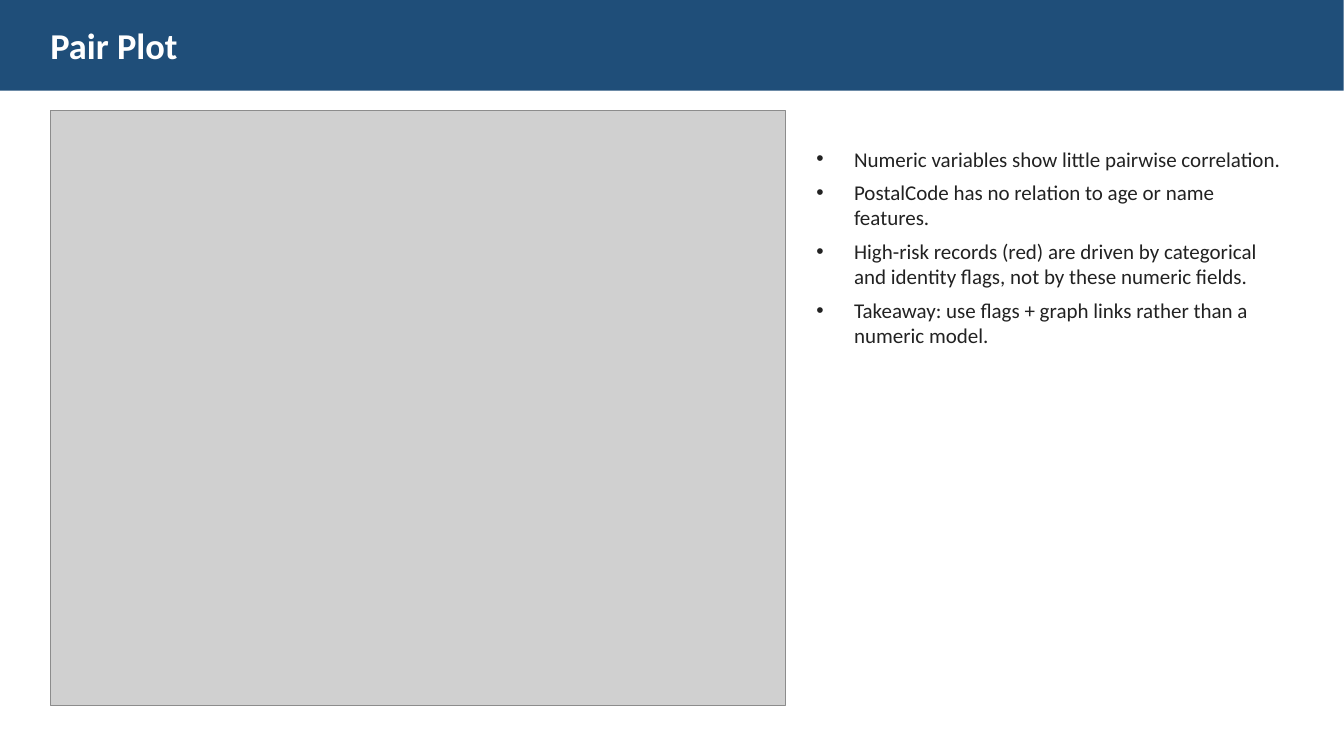
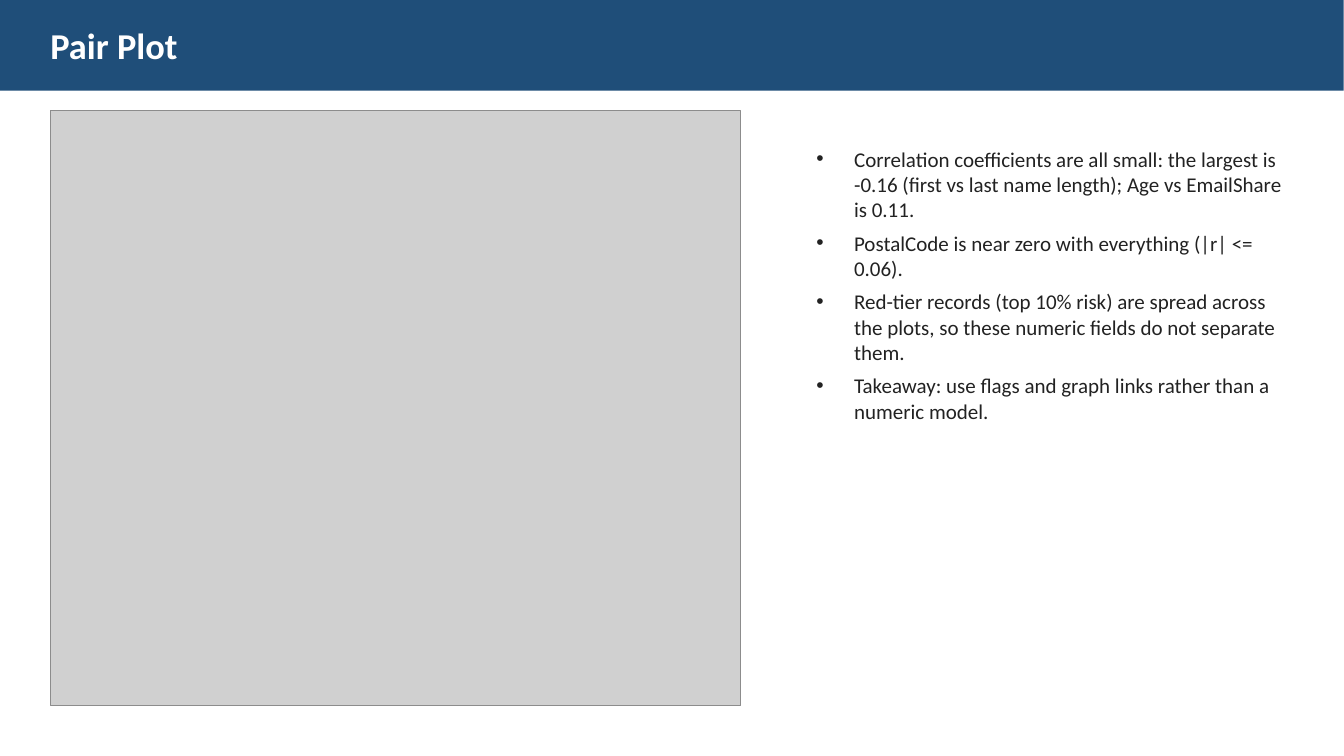
Before and after one commit to DLiu7/FraudGuard, a slide deck: slide 5 of PromoGuard_Stage1_Supplement.pptx. Drawn at 1344x756 pixels with LibreOffice and Linux fonts; fonts in the diff are those of the drawing; grey boxes stand for pictures. Boxes give left, top, right and bottom in pixels: in the first picture for what was removed or moved away, otherwise in the second. Text is boxed around its words. In the diff, an @@ line names an element or a change of style, - is before the commit and + after.

```diff
--- a/PromoGuard_Stage1_Supplement.pptx
+++ b/PromoGuard_Stage1_Supplement.pptx
@@ picture: place and size @@
-picture at <box>50,111,785,706</box>
+picture at <box>50,111,741,706</box>
@@ text at <box>854,152,1281,419</box>: text changed @@
-• Numeric variables show little pairwise correlation.
-• PostalCode has no relation to age or name features.
-• High-risk records (red) are driven by categorical and identity flags, not by these numeric fields.
-• Takeaway: use flags + graph links rather than a numeric model.
+• Correlation coefficients are all small: the largest is -0.16 (first vs last name length); Age vs EmailShare is 0.11.
+• PostalCode is near zero with everything (|r| <= 0.06).
+• Red-tier records (top 10% risk) are spread across the plots, so these numeric fields do not separate them.
+• Takeaway: use flags and graph links rather than a numeric model.
```
Also in this commit, not shown: 7 other slides changed, 1 slide added.
